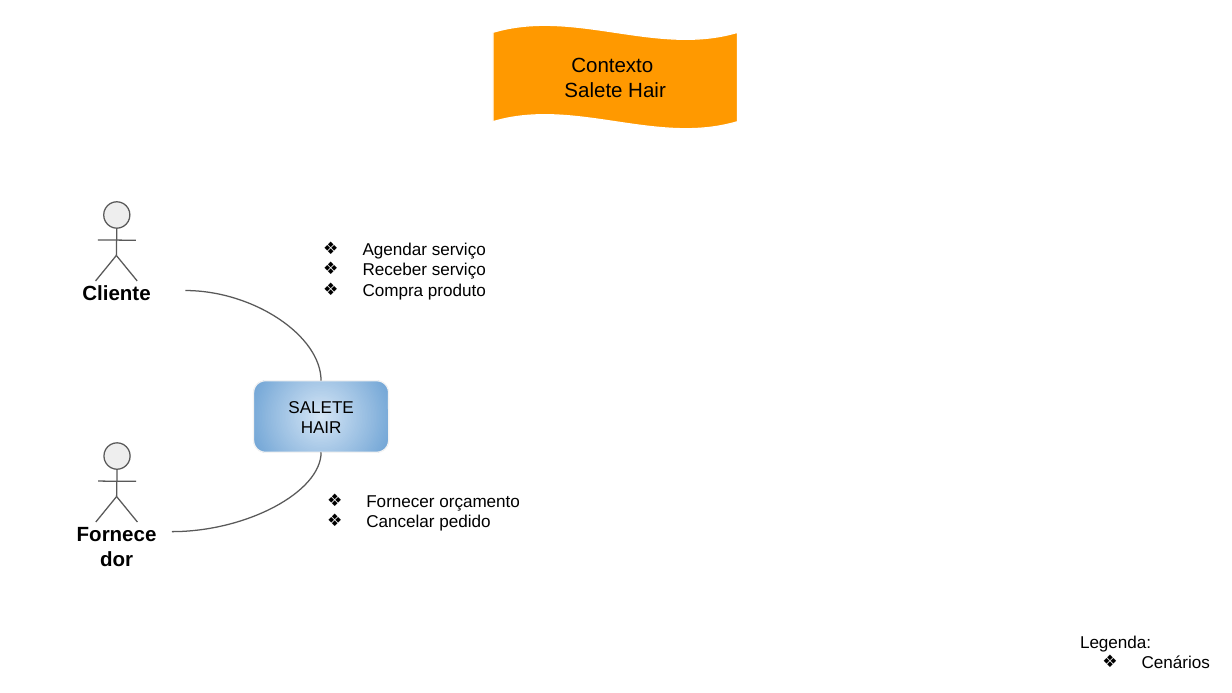
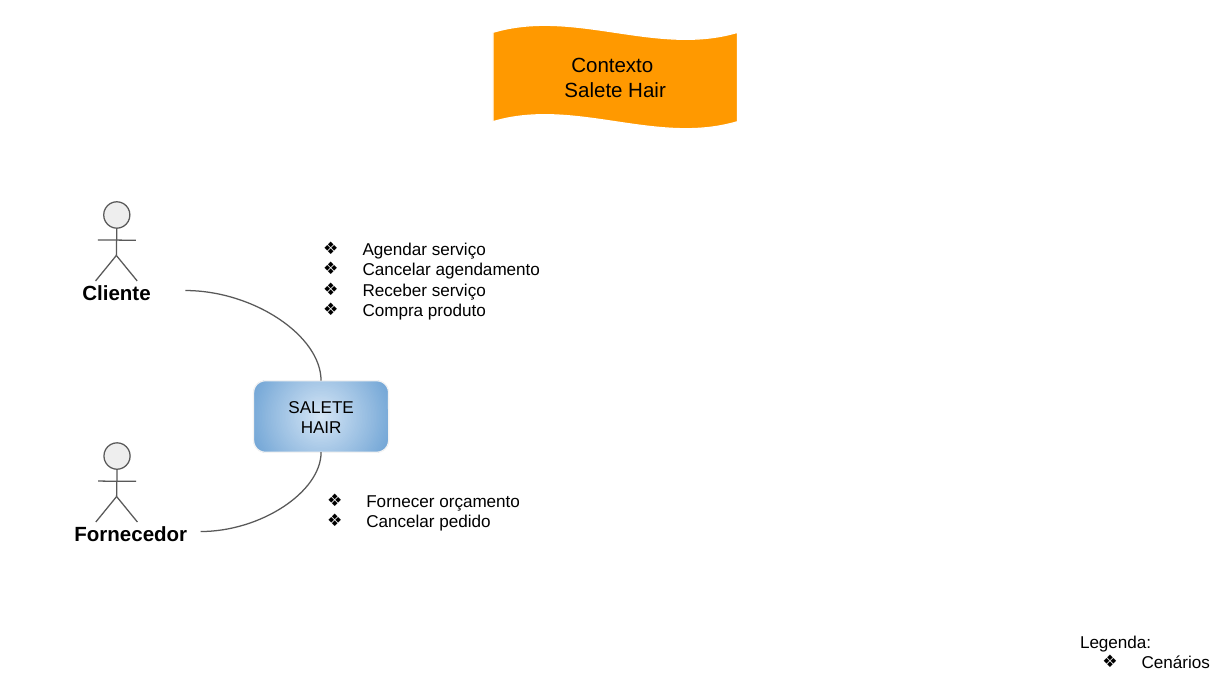
Before and after one commit to caevs/Tcc, a slide deck: slide 1 of 15. Arquitetura de Negócio para cada Cenário.pptx. Drawn at 1232x693 pixels with LibreOffice and Linux fonts; fonts in the diff are those of the drawing. Boxes give left, top, right and bottom in pixels: in the first picture for what was removed or moved away, otherwise in the second. Text is boxed around its words. In the diff, an @@ line names an element or a change of style, - is before the commit and + after.

```diff
--- a/15. Arquitetura de Negócio para cada Cenário.pptx
+++ b/15. Arquitetura de Negócio para cada Cenário.pptx
@@ text at box(363, 262, 540, 279): paragraph added @@
+❖ Cancelar agendamento
@@ curved line moved from (172, 532) - (322, 452) to (201, 532) - (322, 452) @@
@@ text "Fornecedor" rewrapped from box(62, 509, 172, 556) to box(74, 526, 187, 542) @@
```
Also in this commit, not shown: 1 other slide changed, 1 slide added.
